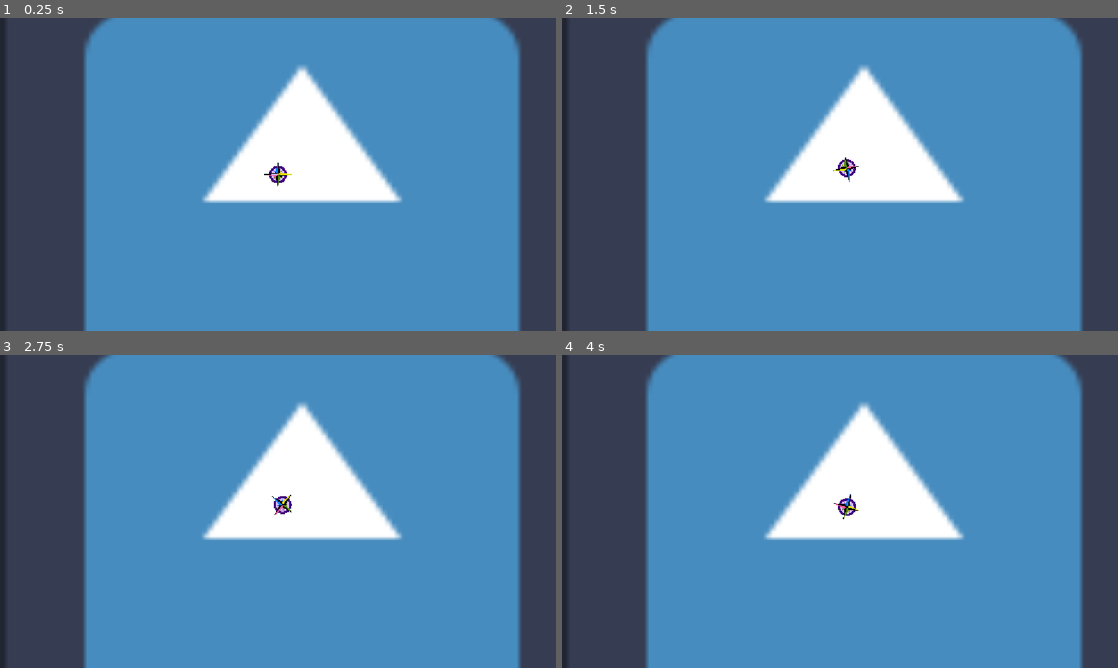
Above: before the commit, frames 1-4 (two rows, left to right).
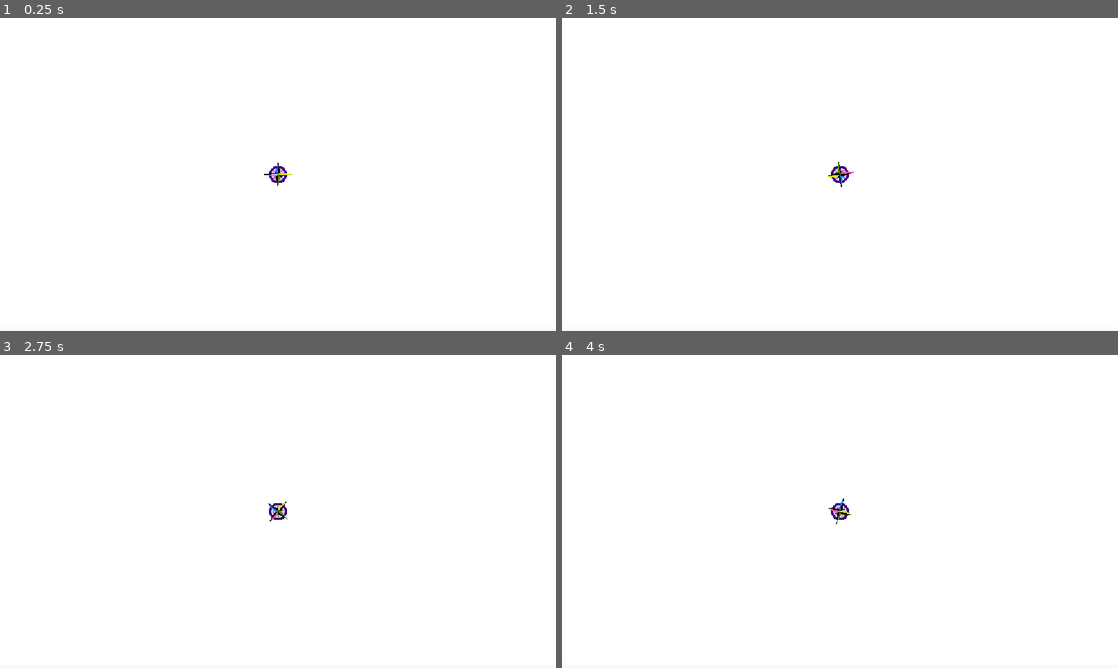
Above: after the commit, the same moments.

Repository: natleahh/ive-got-this-round
Game: Godot game, scene res://src/Systems/PlayerCharacter/test.tscn
The game is run twice, just before and just after one commit, with the same random seed, the same clock (stepped at 60 frames per second) and the same inputs. The project has no main scene, so this scene is started directly. The engine's default icon, where the game draws it, is replaced by a stand-in: a white triangle on a blue panel in a dark square.
Inputs (mouse positions are in pixels of both pictures, inside the frame that each line leads up to):
- Up to frame 1 (0.25 s): no input
- Up to frame 2 (1.5 s): tap Enter (ui_accept) at 0.5, 0.77 s; move the mouse to (962, 158) at 0.52 s; hold D (move_right, bound only before the commit) 0.53-1.28 s; tap Space (dash, bound only before the commit) at 0.6, 1.35 s; click (962, 158) at 0.67 s; move the mouse to (728, 190) at 1.27 s; hold S (move_down, bound only before the commit) from 1.28 s (still down); click (728, 190) at 1.42 s
- Up to frame 3 (2.75 s): tap Enter (ui_accept) at 1.52 s; move the mouse to (333, 442) at 2.02 s; release S (move_down, bound only before the commit) at 2.03 s; hold D (move_right, bound only before the commit) from 2.03 s (still down); tap Space (dash, bound only before the commit) at 2.1 s; click (333, 442) at 2.17 s
- Up to frame 4 (4 s): move the mouse to (812, 574) at 2.77 s; release D (move_right, bound only before the commit) at 2.78 s; hold W (move_up, bound only before the commit) 2.78-3.53 s; tap Space (dash, bound only before the commit) at 2.85, 3.6 s; click (812, 574) at 2.92 s; tap Enter (ui_accept) at 3.02, 3.77 s; move the mouse to (1006, 558) at 3.52 s; hold A (move_left, bound only before the commit) from 3.53 s (still down); click (1006, 558) at 3.67 s

The runs differ from the first frame. In frame 1, 93% of the frame differs, in the area x 0-100%, y 0-100%; in frame 2, 93%; in frame 3, 93%; in frame 4, 93%.

Commit message:
feat: simplify at lot of stuff

Diff:
--- a/project.godot
+++ b/project.godot
@@ -16,55 +16,30 @@
 
 [display]
 
-window/size/mode=3
+window/size/initial_position_type=3
 window/stretch/mode="canvas_items"
 window/stretch/aspect="expand"
 
 [input]
 
-move_up={
+F_Dash={
+"deadzone": 0.2,
+"events": [Object(InputEventKey,"resource_local_to_scene":false,"resource_name":"","device":-1,"window_id":0,"alt_pressed":false,"shift_pressed":false,"ctrl_pressed":false,"meta_pressed":false,"pressed":false,"keycode":0,"physical_keycode":68,"key_label":0,"unicode":100,"location":0,"echo":false,"script":null)
+]
+}
+L_Dash={
 "deadzone": 0.2,
 "events": [Object(InputEventKey,"resource_local_to_scene":false,"resource_name":"","device":-1,"window_id":0,"alt_press …(192 unchanged characters)…
 ]
 }
-move_down={
-"deadzone": 0.2,
-"events": [Object(InputEventKey,"resource_local_to_scene":false,"resource_name":"","device":-1,"window_id":0,"alt_pressed":false,"shift_pressed":false,"ctrl_pressed":false,"meta_pressed":false,"pressed":false,"keycode":0,"physical_keycode":83,"key_label":0,"unicode":115,"location":0,"echo":false,"script":null)
-]
-}
-move_left={
+B_Dash={
 "deadzone": 0.2,
 "events": [Object(InputEventKey,"resource_local_to_scene":false,"resource_name":"","device":-1,"window_id":0,"alt_press …(191 unchanged characters)…
 ]
 }
-move_right={
+R_Dash={
 "deadzone": 0.2,
-"events": [Object(InputEventKey,"resource_local_to_scene":fa …(140 unchanged characters)… d":false,"keycode":0,"physical_keycode":68,"key_label":0,"unicode":100,"location":0,"echo":false,"script":null)
-]
-}
-turn_up={
-"deadzone": 0.2,
-"events": [Object(InputEventKey,"resource_local_to_scene":false,"resource_name":"","device":-1,"window_id":0,"alt_pressed":false,"shift_pressed":false,"ctrl_pressed":false,"meta_pressed":false,"pressed":false,"keycode":0,"physical_keycode":4194320,"key_label":0,"unicode":0,"location":0,"echo":false,"script":null)
-]
-}
-turn_down={
-"deadzone": 0.2,
-"events": [Object(InputEventKey,"resource_local_to_scene":false,"resource_name":"","device":-1,"window_id":0,"alt_pressed":false,"shift_pressed":false,"ctrl_pressed":false,"meta_pressed":false,"pressed":false,"keycode":0,"physical_keycode":4194322,"key_label":0,"unicode":0,"location":0,"echo":false,"script":null)
-]
-}
-turn_left={
-"deadzone": 0.2,
-"events": [Object(InputEventKey,"resource_local_to_scene":false,"resource_name":"","device":-1,"window_id":0,"alt_pressed":false,"shift_pressed":false,"ctrl_pressed":false,"meta_pressed":false,"pressed":false,"keycode":0,"physical_keycode":4194319,"key_label":0,"unicode":0,"location":0,"echo":false,"script":null)
-]
-}
-turn_right={
-"deadzone": 0.2,
-"events": [Object(InputEventKey,"resource_local_to_scene":false,"resource_name":"","device":-1,"window_id":0,"alt_pressed":false,"shift_pressed":false,"ctrl_pressed":false,"meta_pressed":false,"pressed":false,"keycode":0,"physical_keycode":4194321,"key_label":0,"unicode":0,"location":0,"echo":false,"script":null)
-]
-}
-dash={
-"deadzone": 0.2,
-"events": [Object(InputEventKey,"resource_local_to_scene":false,"resource_name":"","device":-1,"window_id":0,"alt_pressed":false,"shift_pressed":false,"ctrl_pressed":false,"meta_pressed":false,"pressed":false,"keycode":0,"physical_keycode":32,"key_label":0,"unicode":32,"location":0,"echo":false,"script":null)
+"events": [Object(InputEventKey,"resource_local_to_scene":fa …(140 unchanged characters)… d":false,"keycode":0,"physical_keycode":83,"key_label":0,"unicode":115,"location":0,"echo":false,"script":null)
 ]
 }
 
--- /dev/null
+++ b/src/Systems/PlayerCharacter/MovementState/States/Basic.gd
@@ -0,0 +1,7 @@
+class_name Basic extends MovementState
+
+func enter(_old_state: MovementState) -> MovementState:
+	return self
+
+func exit(new_state: MovementState) -> MovementState:
+	return new_state
--- /dev/null
+++ b/src/Systems/PlayerCharacter/MovementState/States/Dash.gd
@@ -0,0 +1,47 @@
+class_name Dash extends MovementState
+
+## Cooldown time in seconds
+@export_range(0, 5000, 1, "exp") var cooldown: float = 500
+@export_range(0, 5000, 1, "exp") var dashtime: float = 250
+
+@onready var cooldown_timer: Timer = _setup_timer()
+@onready var dashtime_timer: Timer = _setup_timer()
+
+var _just_dashed: bool = false
+var constant_force: Vector2
+
+func _ready() -> void:
+	cooldown_timer.wait_time = cooldown / 1000.0
+	dashtime_timer.wait_time = dashtime / 1000.0
+	dashtime_timer.timeout.connect(_on_dashtime_timeout)
+
+
+func _setup_timer() -> Timer:
+	var timer = Timer.new()
+	add_child(timer)
+	return timer
+
+func enter(old_state: MovementState) -> MovementState:
+	if cooldown_timer.wait_time > 0:
+		return old_state
+	if dashtime_timer.is_stopped():
+		_just_dashed = true
+		dashtime_timer.start(dashtime)
+	return self
+
+func exit(_new_state: MovementState) -> MovementState:
+	if dashtime_timer.is_stopped():
+		cooldown_timer.start(cooldown)
+	return self
+
+func get_force(speed: float, rotation: float) -> Vector2:
+	if _just_dashed:
+		_just_dashed = false
+		constant_force = super.get_force(speed, rotation)
+	return constant_force
+
+func _on_dashtime_timeout():
+	if Input.is_mouse_button_pressed(MOUSE_BUTTON_LEFT):
+		exited.emit("Walk")
+	else:
+		exited.emit("Idle")
--- a/src/Systems/PlayerCharacter/MovementState/States/Idle/Idle.gd
+++ /dev/null
@@ -1 +0,0 @@
-class_name Idle extends MovementState
--- a/src/Systems/PlayerCharacter/MovementState/States/Idle/Idle.tres
+++ /dev/null
@@ -1,8 +0,0 @@
-[gd_resource type="Resource" script_class="MovementParamters" format=3 uid="uid://b6nbxqlcu6l6l"]
-
-[ext_resource type="Script" uid="uid://b6n02q4b2bvbt" path="res://src/Systems/PlayerCharacter/MovementState/movement_parameters.gd" id="1_j6bt7"]
-
-[resource]
-script = ExtResource("1_j6bt7")
-relative_speed = 0.0
-metadata/_custom_type_script = "uid://b6n02q4b2bvbt"
--- a/src/Systems/PlayerCharacter/MovementState/States/Walk/Walk.gd
+++ /dev/null
@@ -1 +0,0 @@
-class_name Walk extends MovementState
--- a/src/Systems/PlayerCharacter/MovementState/States/Walk/Walk.tres
+++ /dev/null
@@ -1,7 +0,0 @@
-[gd_resource type="Resource" script_class="MovementParamters" format=3 uid="uid://bpd333kbrbhc6"]
-
-[ext_resource type="Script" uid="uid://b6n02q4b2bvbt" path="res://src/Systems/PlayerCharacter/MovementState/movement_parameters.gd" id="1_ay3ob"]
-
-[resource]
-script = ExtResource("1_ay3ob")
-metadata/_custom_type_script = "uid://b6n02q4b2bvbt"
--- a/src/Systems/PlayerCharacter/MovementState/main.gd
+++ b/src/Systems/PlayerCharacter/MovementState/main.gd
@@ -21,8 +21,8 @@
 		StateMap[child.name] = child
 	changed_state.emit(initial_state)
 
-func change_state(new_state) -> void:
-	current_state.exit(StateMap[new_state])
+func change_state(new_state: String) -> void:
+	current_state = current_state.exit(StateMap[new_state])
 
-func _on_exit(new_state: MovementState) -> void:
-	current_state = new_state.enter(new_state)
+func _on_exit(new_state: String) -> void:
+	current_state = current_state.enter(StateMap[new_state])
--- a/src/Systems/PlayerCharacter/MovementState/movement_parameters.gd
+++ b/src/Systems/PlayerCharacter/MovementState/movement_parameters.gd
@@ -1,24 +1,10 @@
 @tool
 class_name MovementParamters extends Resource
-var _tranform: Transform2D
 
-@export_range(-10, 10) var relative_speed: float = 1:
-	set(val):
-		relative_speed = val
-		_update_transform()
+enum Direction {F = 0, R = 1, B = 2, L = 3}
+@export var direction: Direction = Direction.F
+@export var rotation: float:
+	get:
+		return (direction as int) * (PI / 2)
 
-
-@export_enum("FOWARD", "BACK", "LEFT", "RIGHT") var direction: int:
-	set(val):
-		direction = val
-		_update_transform()
-func _init() -> void:
-	_update_transform()
-
-func _update_transform():
-	_tranform = Transform2D(
-		PI / 2 * direction,
-		Vector2.ONE * relative_speed,
-		1,
-		Vector2.ZERO
-	)
+@export_range(-10, 10) var speed: float = 1
--- a/src/Systems/PlayerCharacter/MovementState/movement_state.gd
+++ b/src/Systems/PlayerCharacter/MovementState/movement_state.gd
@@ -1,17 +1,21 @@
 @abstract
 class_name MovementState extends Node
 
-signal exited
+## Emitted when a state should immediately exit to an state
+@warning_ignore("unused_signal")
+signal exited(state_name: String)
 
 @export var parameters: MovementParamters
 """Common Paramters all Movement States should define."""
 
-@onready var transform: Transform2D:
-	get:
-		return parameters._tranform
+## Checks if state can be entered and returns the next state
+@abstract
+func enter(old_state: MovementState) -> MovementState
 
-func enter(old_state: MovementState) -> MovementState:
-	return self
+## Checks if state can be exited and returns the next state
+@abstract
+func exit(new_state: MovementState) -> MovementState
 
-func exit(new_state: MovementState) -> void:
-	exited.emit(new_state)
+## Returns the force of a state based on its movement paramters
+func get_force(speed: float, rotation: float) -> Vector2:
+	return speed * parameters.speed * Vector2.RIGHT.rotated(rotation + parameters.rotation)
--- a/src/Systems/PlayerCharacter/PlayerInput/main.gd
+++ b/src/Systems/PlayerCharacter/PlayerInput/main.gd
@@ -26,3 +26,21 @@
 		action = "Idle"
 	else:
 		action = "Walk"
+
+func _process(_delta: float) -> void:
+	handle_key_input()
+
+func handle_key_input() -> void:
+	var input_dash = Input.get_vector("B_Dash", "F_Dash", "L_Dash", "R_Dash")
+	match _get_absolute_dash(input_dash):
+		Vector2.RIGHT:
+			action = "F_Dash"
+		Vector2.UP:
+			action = "L_Dash"
+		Vector2.LEFT:
+			action = "B_Dash"
+		Vector2.DOWN:
+			action = "R_Dash"
+
+func _get_absolute_dash(input_dash: Vector2) -> Vector2:
+	return input_dash.rotated(rotation).round()
--- a/src/Systems/PlayerCharacter/main.gd
+++ b/src/Systems/PlayerCharacter/main.gd
@@ -1,8 +1,7 @@
 extends RigidBody2D
 
-@export var base_speed: float = 1.0 * (2 ** 10)
+@export var base_speed: float = 1.0 * (2 ** 12)
 
-var facing_direction: Vector2
 var current_state: MovementState
 
 @export var player_sprite: Sprite2D
@@ -11,13 +10,14 @@
 
 func _process(_delta: float) -> void:
 	player_sprite.rotation = player_input.rotation
-	facing_direction = Vector2.from_angle(player_input.rotation)
 
 func _physics_process(_delta: float) -> void:
-	apply_central_force(facing_direction * current_state.transform * base_speed)
+	var force = current_state.get_force(base_speed, player_input.rotation)
+	apply_central_force(force)
 
 func _on_movement_state_machine_changed_state(new: MovementState) -> void:
 	current_state = new
+	print(new)
 
 func _on_player_input_action_changed(state_name: String) -> void:
 	movement_state_machine.change_state(state_name)
--- a/src/Systems/PlayerCharacter/main.tscn
+++ b/src/Systems/PlayerCharacter/main.tscn
@@ -3,14 +3,48 @@
 [ext_resource type="Script" uid="uid://cimfxolatyu70" path="res://src/Systems/PlayerCharacter/main.gd" id="1_fe37d"]
 [ext_resource type="Texture2D" uid="uid://dwmu0rxnofstw" path="res://src/Systems/PlayerCharacter/assets/compass-rose.png" id="1_qfcom"]
 [ext_resource type="Script" uid="uid://habioyc54ky6" path="res://src/Systems/PlayerCharacter/MovementState/main.gd" id="3_qpwx2"]
-[ext_resource type="Script" uid="uid://bmjwc7ysttwpc" path="res://src/Systems/PlayerCharacter/MovementState/States/Idle/Idle.gd" id="4_7hsk4"]
-[ext_resource type="Resource" uid="uid://b6nbxqlcu6l6l" path="res://src/Systems/PlayerCharacter/MovementState/States/Idle/Idle.tres" id="5_k08ke"]
-[ext_resource type="Script" uid="uid://57spxqus0o44" path="res://src/Systems/PlayerCharacter/MovementState/States/Walk/Walk.gd" id="6_rhywn"]
+[ext_resource type="Script" uid="uid://bmjwc7ysttwpc" path="res://src/Systems/PlayerCharacter/MovementState/States/Basic.gd" id="4_7hsk4"]
 [ext_resource type="Script" uid="uid://48py71d3vlu" path="res://src/Systems/PlayerCharacter/PlayerInput/main.gd" id="7_6dw6j"]
-[ext_resource type="Resource" uid="uid://bpd333kbrbhc6" path="res://src/Systems/PlayerCharacter/MovementState/States/Walk/Walk.tres" id="7_ht4mm"]
+[ext_resource type="Script" uid="uid://2to43vfl74mb" path="res://src/Systems/PlayerCharacter/MovementState/States/Dash.gd" id="7_idld2"]
+[ext_resource type="Script" uid="uid://b6n02q4b2bvbt" path="res://src/Systems/PlayerCharacter/MovementState/movement_parameters.gd" id="8_agadg"]
 
 [sub_resource type="CircleShape2D" id="CircleShape2D_fe37d"]
 radius = 21.095022
+
+[sub_resource type="Resource" id="Resource_agadg"]
+script = ExtResource("8_agadg")
+speed = 0.0
+metadata/_custom_type_script = "uid://b6n02q4b2bvbt"
+
+[sub_resource type="Resource" id="Resource_idld2"]
+script = ExtResource("8_agadg")
+metadata/_custom_type_script = "uid://b6n02q4b2bvbt"
+
+[sub_resource type="Resource" id="Resource_ht4mm"]
+script = ExtResource("8_agadg")
+speed = 10.0
+metadata/_custom_type_script = "uid://b6n02q4b2bvbt"
+
+[sub_resource type="Resource" id="Resource_5wm7s"]
+script = ExtResource("8_agadg")
+direction = 2
+rotation = 3.141592653589793
+speed = 10.0
+metadata/_custom_type_script = "uid://b6n02q4b2bvbt"
+
+[sub_resource type="Resource" id="Resource_6dw6j"]
+script = ExtResource("8_agadg")
+direction = 3
+rotation = 4.71238898038469
+speed = 10.0
+metadata/_custom_type_script = "uid://b6n02q4b2bvbt"
+
+[sub_resource type="Resource" id="Resource_p8lhk"]
+script = ExtResource("8_agadg")
+direction = 1
+rotation = 1.5707963267948966
+speed = 10.0
+metadata/_custom_type_script = "uid://b6n02q4b2bvbt"
 
 [node name="Main" type="RigidBody2D" unique_id=269320688 node_paths=PackedStringArray("player_sprite", "movement_state_machine", "player_input")]
 linear_damp = 4.0
@@ -30,13 +64,33 @@
 
 [node name="Idle" type="Node" parent="MovementStateMachine" unique_id=811419062]
 script = ExtResource("4_7hsk4")
-parameters = ExtResource("5_k08ke")
+parameters = SubResource("Resource_agadg")
 metadata/_custom_type_script = "uid://bmjwc7ysttwpc"
 
-[node name="Walk" type="Node" parent="MovementStateMachine" unique_id=1243319314]
-script = ExtResource("6_rhywn")
-parameters = ExtResource("7_ht4mm")
-metadata/_custom_type_script = "uid://57spxqus0o44"
+[node name="Walk" type="Node" parent="MovementStateMachine" unique_id=2144519751]
+script = ExtResource("4_7hsk4")
+parameters = SubResource("Resource_idld2")
+metadata/_custom_type_script = "uid://bmjwc7ysttwpc"
+
+[node name="F_Dash" type="Node" parent="MovementStateMachine" unique_id=410158614]
+script = ExtResource("7_idld2")
+parameters = SubResource("Resource_ht4mm")
+metadata/_custom_type_script = "uid://2to43vfl74mb"
+
+[node name="B_Dash" type="Node" parent="MovementStateMachine" unique_id=2014502578]
+script = ExtResource("7_idld2")
+parameters = SubResource("Resource_5wm7s")
+metadata/_custom_type_script = "uid://2to43vfl74mb"
+
+[node name="L_Dash" type="Node" parent="MovementStateMachine" unique_id=1649247202]
+script = ExtResource("7_idld2")
+parameters = SubResource("Resource_6dw6j")
+metadata/_custom_type_script = "uid://2to43vfl74mb"
+
+[node name="R_Dash" type="Node" parent="MovementStateMachine" unique_id=2037257794]
+script = ExtResource("7_idld2")
+parameters = SubResource("Resource_p8lhk")
+metadata/_custom_type_script = "uid://2to43vfl74mb"
 
 [node name="PlayerInput" type="Node2D" parent="." unique_id=1271126108]
 script = ExtResource("7_6dw6j")
--- a/src/Systems/PlayerCharacter/test.tscn
+++ b/src/Systems/PlayerCharacter/test.tscn
@@ -7,7 +7,8 @@
 
 [node name="Icon" type="Sprite2D" parent="." unique_id=546692289]
 position = Vector2(50.00009, 36.99997)
-scale = Vector2(10.2265625, 9.359375)
+scale = Vector2(200, 183.025)
 texture = ExtResource("1_xcbb3")
 
 [node name="Main" parent="." unique_id=269320688 instance=ExtResource("2_gbdmv")]
+mass = 2.0
Renamed: src/Systems/PlayerCharacter/MovementState/States/Idle/Idle.gd.uid -> src/Systems/PlayerCharacter/MovementState/States/Basic.gd.uid
Not shown, added: src/Systems/PlayerCharacter/MovementState/States/Dash.gd.uid
Not shown, removed: src/Systems/PlayerCharacter/MovementState/States/Walk/Walk.gd.uid
